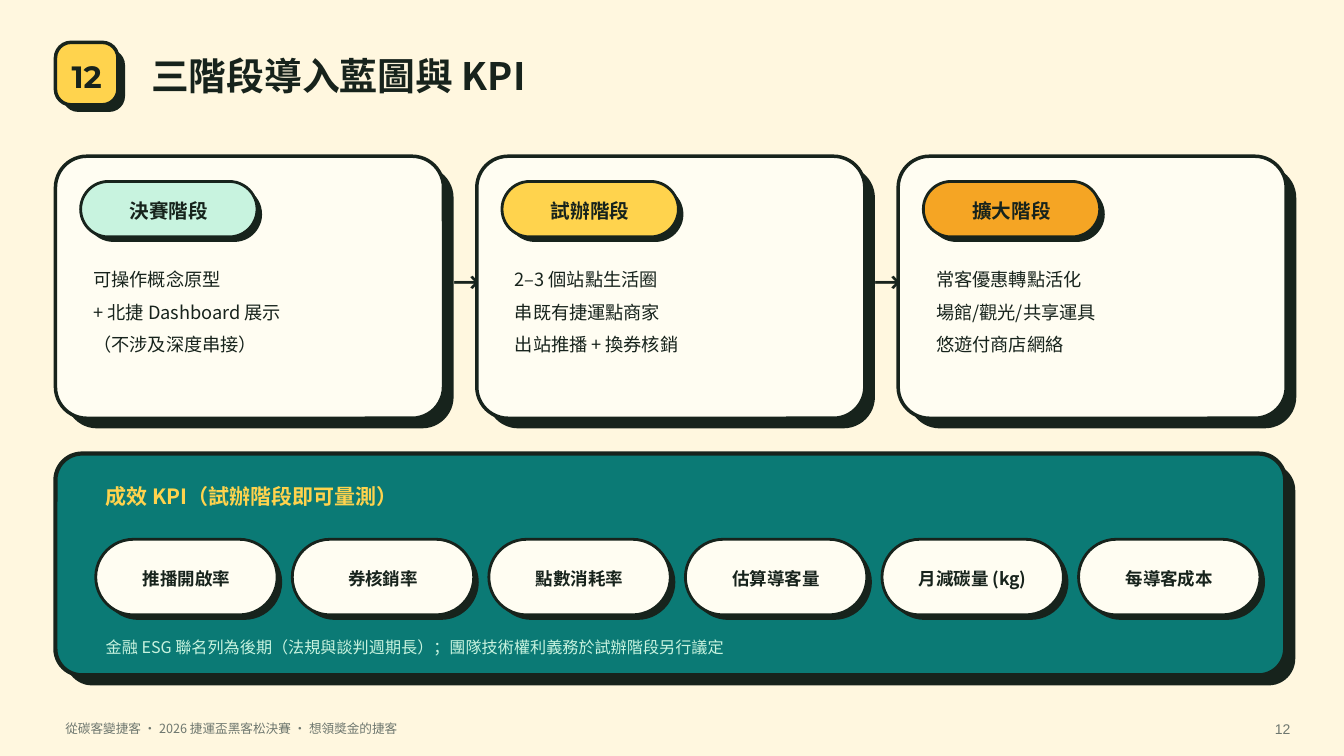
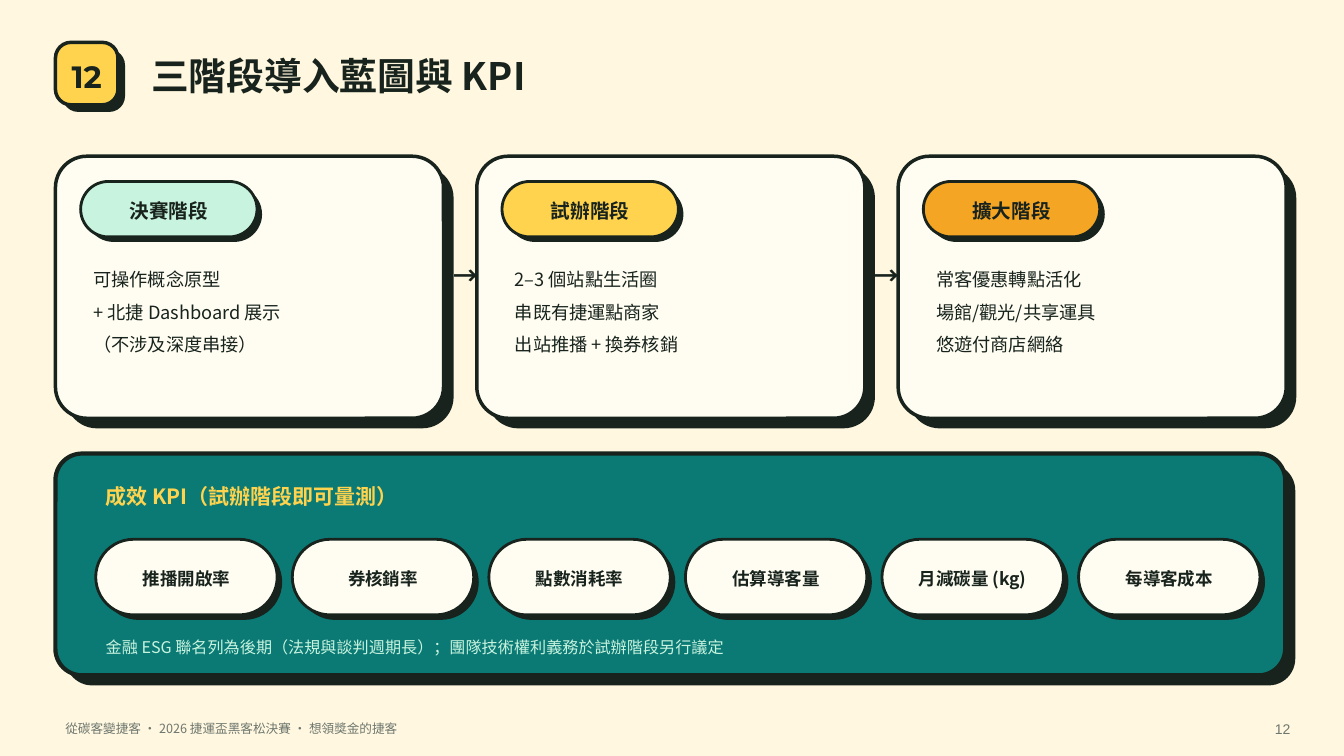
Before and after one commit to sofiayan0523/personal-auto, a slide deck: slide 12 of final-deck/從碳客變捷客_決賽簡報_v2.pptx. Drawn at 1344x756 pixels with LibreOffice and Linux fonts; fonts in the diff are those of the drawing. Boxes give left, top, right and bottom in pixels: in the first picture for what was removed or moved away, otherwise in the second. Text is boxed around its words. In the diff, an @@ line names an element or a change of style, - is before the commit and + after.

```diff
--- a/final-deck/從碳客變捷客_決賽簡報_v2.pptx
+++ b/final-deck/從碳客變捷客_決賽簡報_v2.pptx
@@ text "→" at (444,252,484,333): size 20 to 18 pt @@
@@ text "→" at (865,252,905,333): size 20 to 18 pt @@
```
Also in this commit, not shown: 3 other slides changed, 1 other file.
